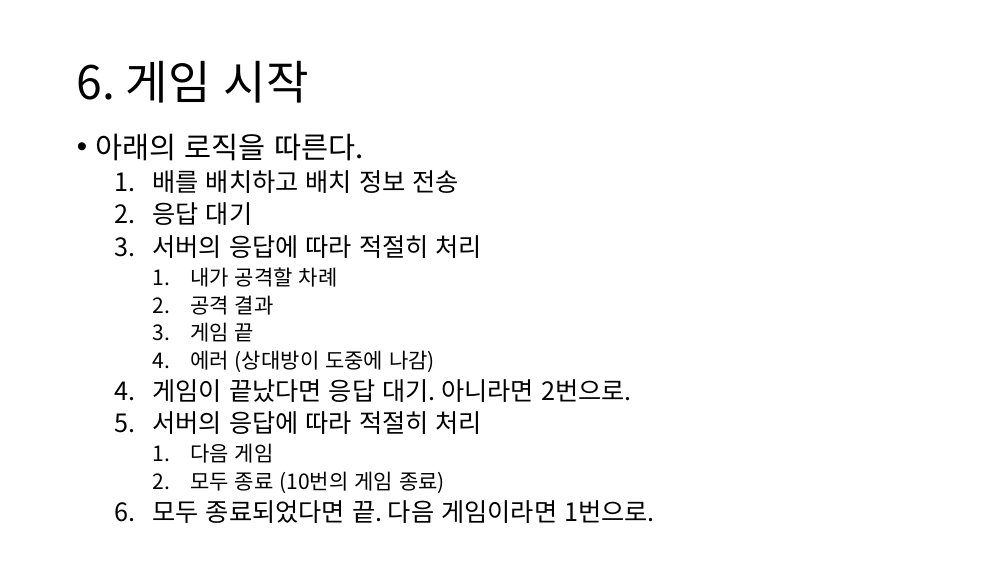
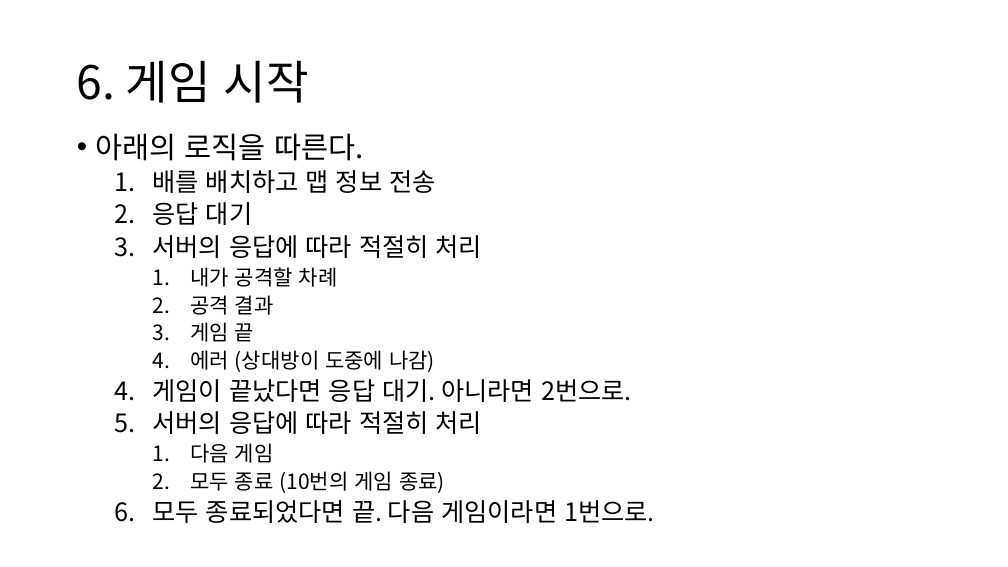
Before and after one commit to namse/BGNL, a slide deck: slide 12 of BGNL사용법설명.pptx. Drawn at 1008x567 pixels with LibreOffice and Linux fonts; fonts in the diff are those of the drawing. Boxes give left, top, right and bottom in pixels: in the first picture for what was removed or moved away, otherwise in the second. Text is boxed around its words. In the diff, an @@ line names an element or a change of style, - is before the commit and + after.

```diff
--- a/BGNL사용법설명.pptx
+++ b/BGNL사용법설명.pptx
@@ text at [152, 170, 435, 193]: text changed @@
-  1. 배를 배치하고 배치 정보 전송
+  1. 배를 배치하고 맵 정보 전송
```
Also in this commit, not shown: 5 other slides changed, 8 slides added, 2 slides removed, 5 other files.
